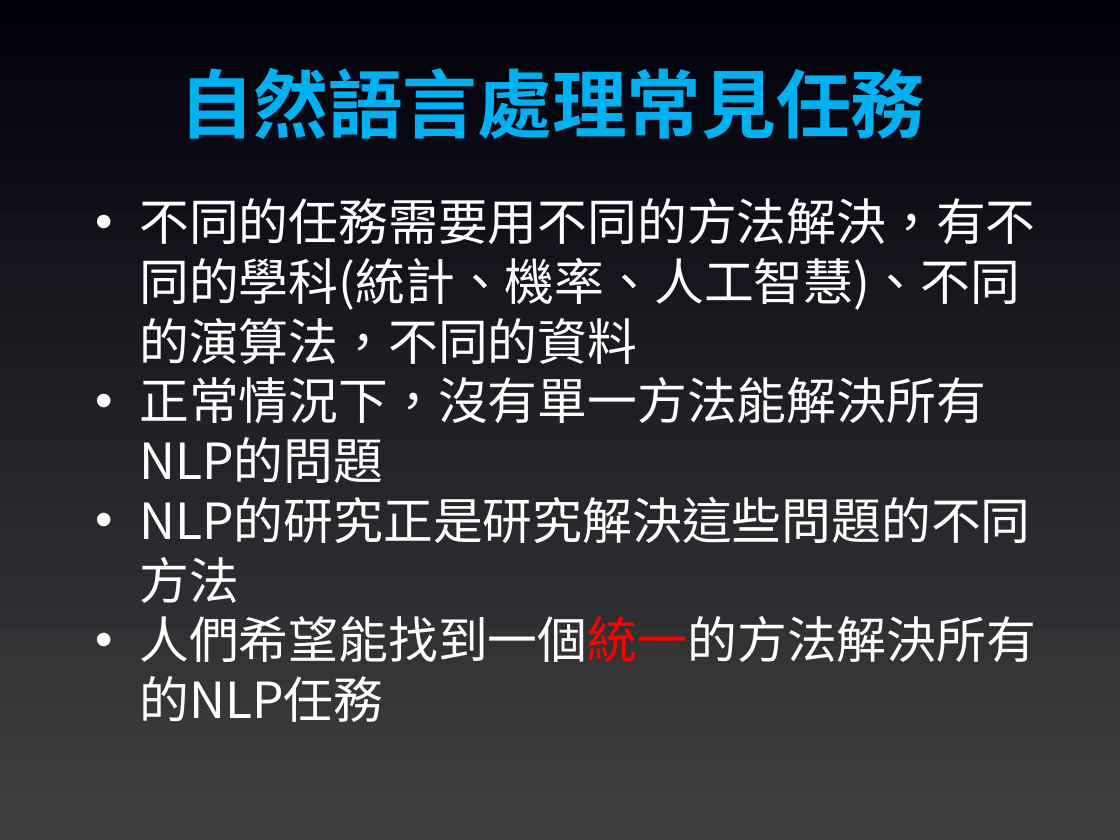
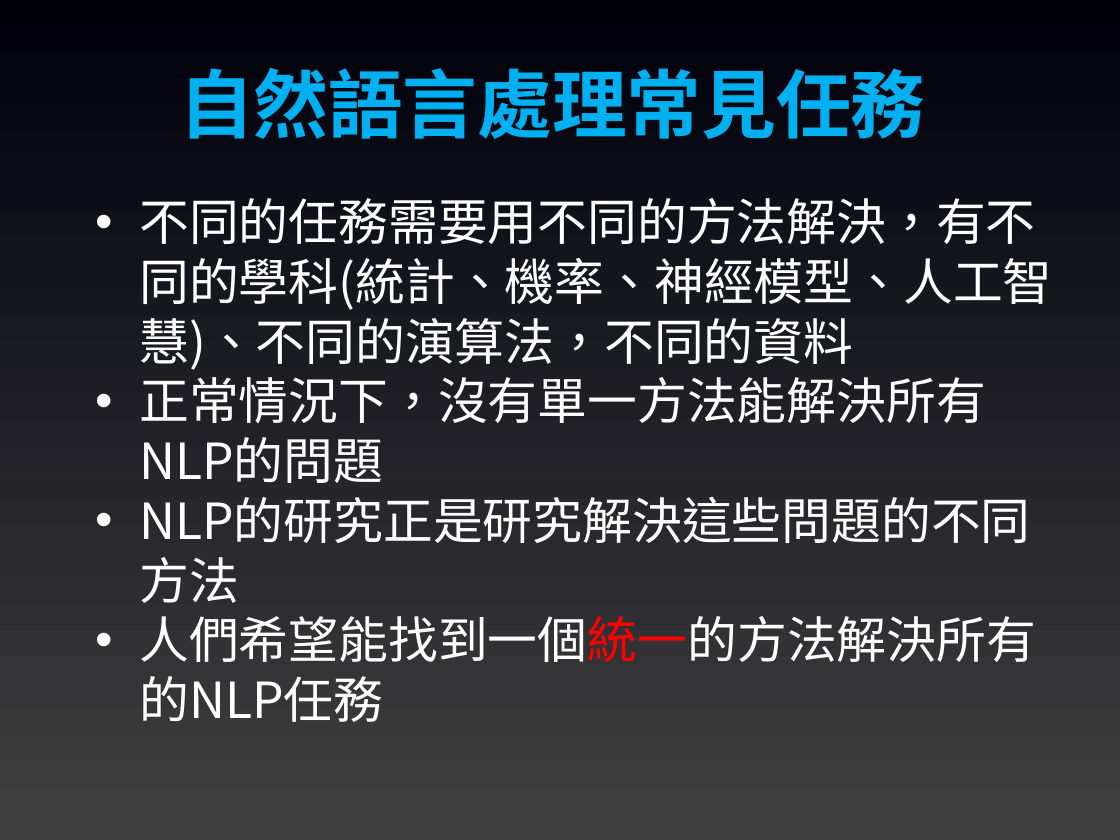
Before and after one commit to joshhu/mustllm20242nd, a slide deck: slide 5 of Slides/Week01/01：自然語言處理(NLP)概論.pptx. Drawn at 1120x840 pixels with LibreOffice and Linux fonts; fonts in the diff are those of the drawing. Boxes give left, top, right and bottom in pixels: in the first picture for what was removed or moved away, otherwise in the second. Text is boxed around its words. In the diff, an @@ line names an element or a change of style, - is before the commit and + after.

```diff
--- a/Slides/Week01/01：自然語言處理(NLP)概論.pptx
+++ b/Slides/Week01/01：自然語言處理(NLP)概論.pptx
@@ text at bbox=[139, 198, 1052, 370]: text changed @@
-• 不同的任務需要用不同的方法解決，有不同的學科(統計、機率、人工智慧)、不同的演算法，不同的資料
+• 不同的任務需要用不同的方法解決，有不同的學科(統計、機率、神經模型、人工智慧)、不同的演算法，不同的資料
```
Also in this commit, not shown: 2 other slides changed, 2 other files.
